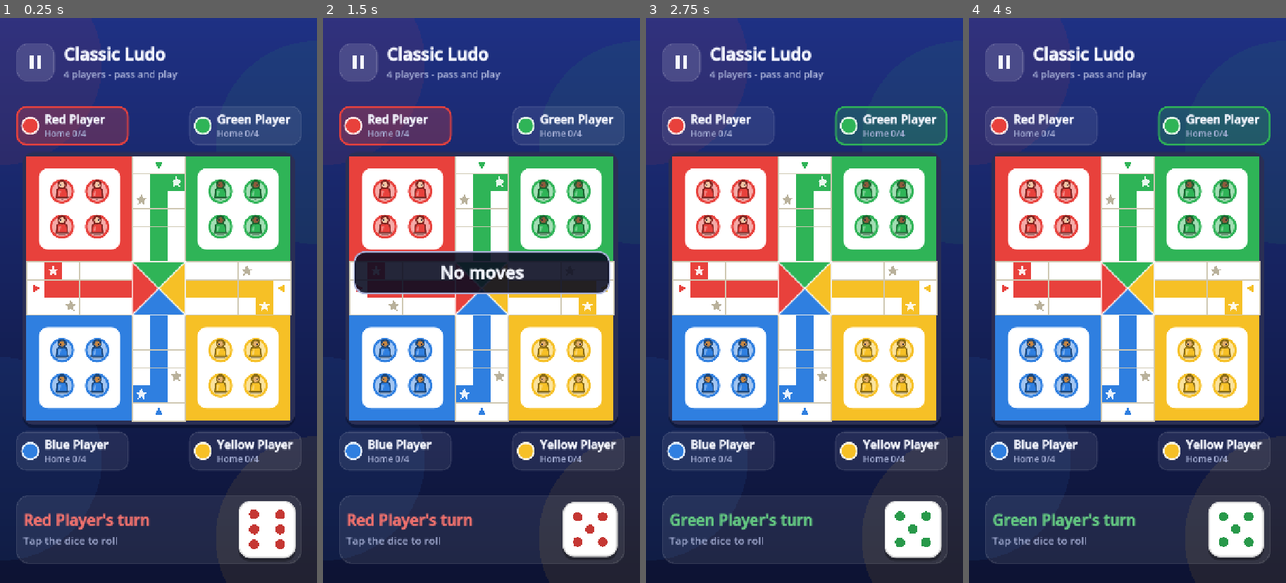
Above: before the commit, frames 1-4 (left to right).
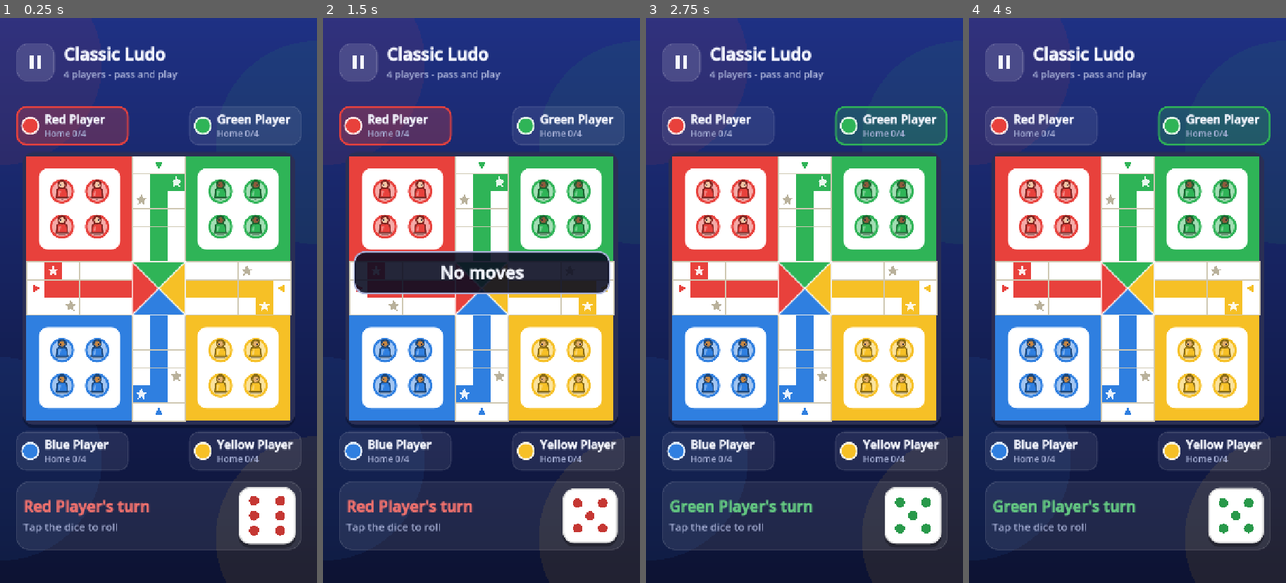
Above: after the commit, the same moments.

Repository: xtremrakib007/RsLUDO
Game: Godot game, scene res://scenes/screens/game.tscn
Two runs of this game, one before a commit and one after it. Both use one fixed random seed, a clock stepped at 60 frames per second and the inputs below. This scene is started directly instead of the project's main scene.
Inputs (mouse positions are in pixels of both pictures, inside the frame that each line leads up to; where the layout moved, square brackets give the same spot in the first picture):
- Up to frame 1 (0.25 s): no input
- Up to frame 2 (1.5 s): click (589, 515) [589, 526] at 0.5 s; click (589, 515) [589, 526] at 1.25 s
- Up to frame 3 (2.75 s): click (912, 515) [912, 526] at 2 s
- Up to frame 4 (4 s): move the mouse to (1127, 289) at 2.77 s; click (1127, 289) at 2.92 s; move the mouse to (1064, 328) at 3.52 s; click (1064, 328) at 3.67 s

The runs differ from the first frame. In frame 1, 2.9% of the frame differs, in the area x 5-96%, y 82-97%; in frame 2, 3.1%; in frame 3, 3.2%; in frame 4, 3.2%.

Commit message:
Phase 2 polish: centred play area, clearer movable pawns, docs
The player rows, board and dice now sit together with spare height split above
and below. Movable pawns glow gold and bounce. Shared squares draw pawns larger.
The plan and README describe what Phase 2 delivered.

Co-Authored-By: Claude Opus 5.5 <noreply@anthropic.com>
Claude-Session: https://claude.ai/code/session_01PxNJNDQdbjEGoucC67j9Ub

Diff:
--- a/scripts/board/board_view.gd
+++ b/scripts/board/board_view.gd
@@ -187,8 +187,8 @@
 			var radius := cs * 0.52
 			if count > 1:
 				var angle := TAU * j / count - PI / 2.0
-				offset = Vector2(cos(angle), sin(angle)) * cs * 0.24
-				radius = cs * 0.38
+				offset = Vector2(cos(angle), sin(angle)) * cs * 0.26
+				radius = cs * 0.42
 			node.position = grid_to_local(point) + offset + _pawn_offset()
 			node.radius = radius
 
--- a/scripts/board/pawn_token.gd
+++ b/scripts/board/pawn_token.gd
@@ -18,6 +18,8 @@
 	set(value):
 		highlighted = value
 		set_process(value)
+		if not value:
+			lift = 0.0
 		queue_redraw()
 ## Height above the ground while hopping, in pixels.
 var lift: float = 0.0
@@ -28,6 +30,8 @@
 
 
 func _process(_delta: float) -> void:
+	# Movable pawns bounce gently so players see which ones they can tap.
+	lift = absf(sin(Time.get_ticks_msec() / 220.0)) * radius * 0.3
 	queue_redraw()
 
 
@@ -45,8 +49,10 @@
 
 	if highlighted:
 		var pulse := 0.5 + 0.5 * sin(Time.get_ticks_msec() / 160.0)
-		draw_circle(Vector2(0, r * 0.2), r * (1.0 + 0.12 * pulse), Color(1, 1, 0.75, 0.35))
-		draw_arc(Vector2(0, r * 0.2), r * (1.0 + 0.12 * pulse), 0.0, TAU, 40, Color(1, 1, 1, 0.95), maxf(2.0, r * 0.12), true)
+		var ring := r * (1.05 + 0.15 * pulse)
+		draw_circle(Vector2(0, r * 0.25), ring, Color(Palette.ACCENT, 0.4))
+		draw_arc(Vector2(0, r * 0.25), ring, 0.0, TAU, 40, Palette.ACCENT, maxf(3.0, r * 0.18), true)
+		draw_arc(Vector2(0, r * 0.25), ring + r * 0.12, 0.0, TAU, 40, Color(1, 1, 1, 0.8), maxf(1.5, r * 0.06), true)
 
 	# Ground shadow (squashed circle), smaller while in the air.
 	var shadow_scale := 1.0 - clampf(lift / (r * 1.4), 0.0, 0.5)
--- a/scripts/ui/screens/game_screen.gd
+++ b/scripts/ui/screens/game_screen.gd
@@ -52,8 +52,9 @@
 	board.pawn_tapped.connect(_on_pawn_tapped)
 	content.add_child(board)
 	content.add_child(_corner_row(3, 2))
+	content.add_child(_dice_panel())
+	# Spare height on tall phones goes equally above and below the play area.
 	content.add_child(UIKit.spacer())
-	content.add_child(_dice_panel())
 
 	_build_banner()
 	_build_pause_menu()
Not shown, changed: docs/DEVELOPMENT_PLAN.md
